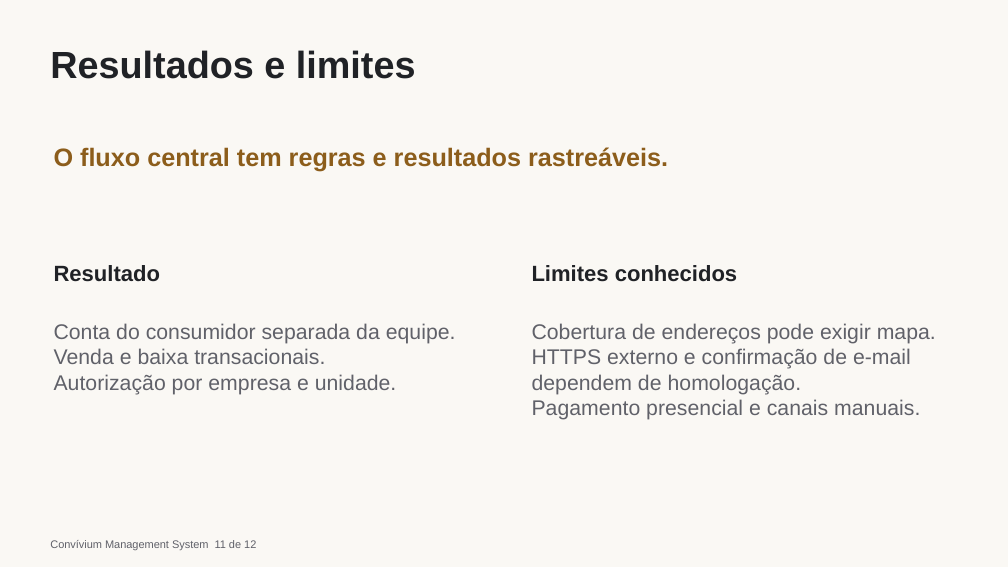
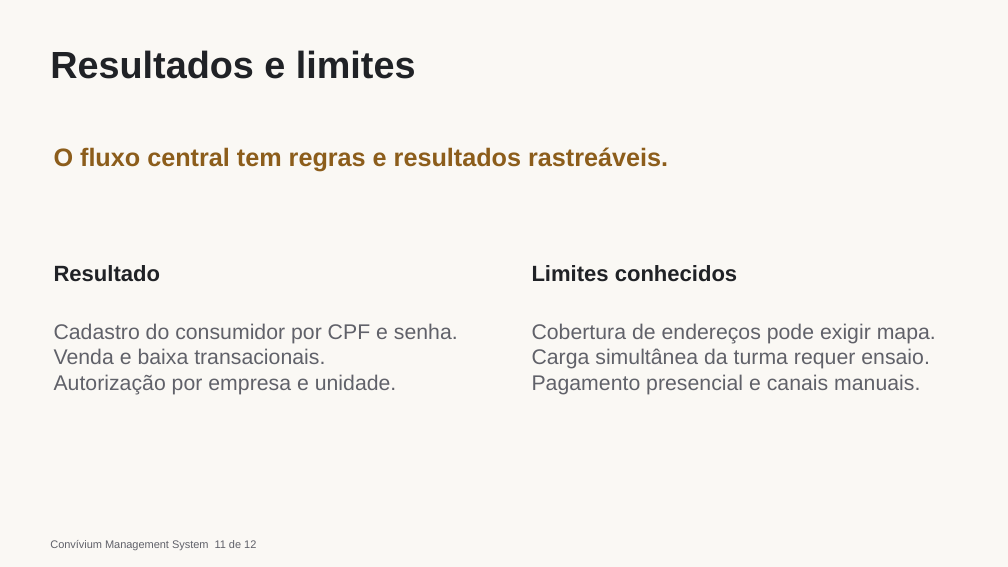
Before and after one commit to terpsandlups/BRASA_BURGER_CRUD_ERP, a slide deck: slide 11 of Slides/Entrega-2/Convivium-Entrega-2.pptx. Drawn at 1008x567 pixels with LibreOffice and Linux fonts; fonts in the diff are those of the drawing. Boxes give left, top, right and bottom in pixels: in the first picture for what was removed or moved away, otherwise in the second. Text is boxed around its words. In the diff, an @@ line names an element or a change of style, - is before the commit and + after.

```diff
--- a/Slides/Entrega-2/Convivium-Entrega-2.pptx
+++ b/Slides/Entrega-2/Convivium-Entrega-2.pptx
@@ text at box(54, 323, 458, 344): text changed @@
-Conta do consumidor separada da equipe.
+Cadastro do consumidor por CPF e senha.
@@ text at box(532, 348, 930, 369): text changed @@
-HTTPS externo e confirmação de e-mail dependem de homologação.
+Carga simultânea da turma requer ensaio.
```
Also in this commit, not shown: 4 other slides changed, 39 other files.
